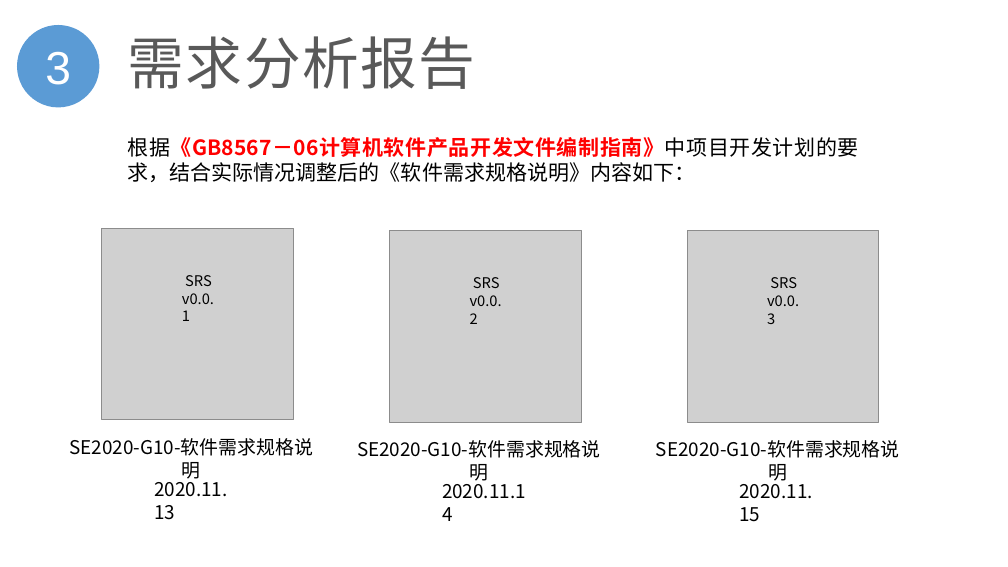
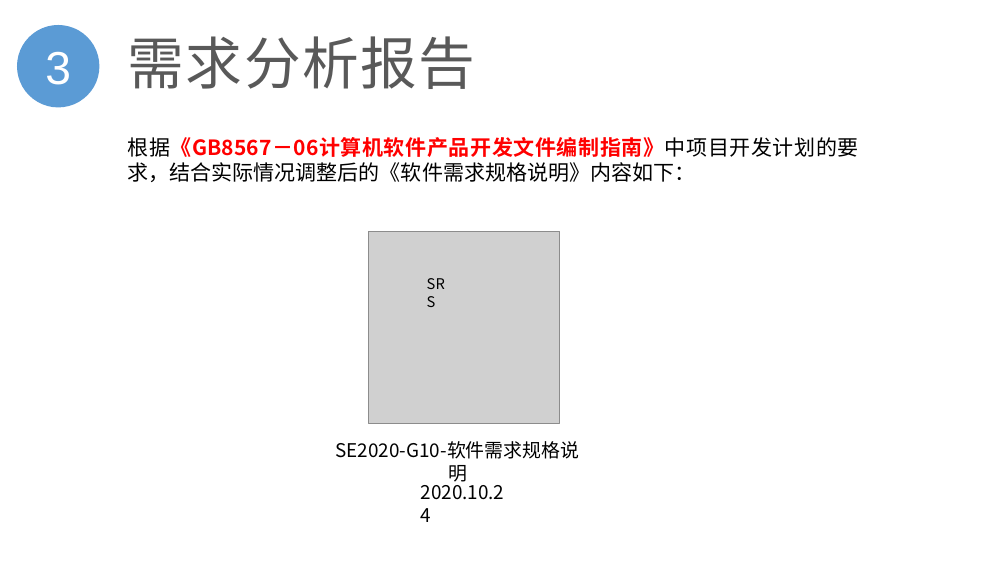
Before and after one commit to Cozymyz/SE2020-CityNorthBook, a slide deck: slide 13 of 开发文档/需求分析(SRS)/SE2020-G10-需求分析0.0.1.pptx. Drawn at 1008x567 pixels with LibreOffice and Linux fonts; fonts in the diff are those of the drawing; grey boxes stand for pictures; background and template pictures are left out. Boxes give left, top, right and bottom in pixels: in the first picture for what was removed or moved away, otherwise in the second. Text is boxed around its words. In the diff, an @@ line names an element or a change of style, - is before the commit and + after.

```diff
--- a/开发文档/需求分析(SRS)/SE2020-G10-需求分析0.0.1.pptx
+++ b/开发文档/需求分析(SRS)/SE2020-G10-需求分析0.0.1.pptx
@@ picture moved from (x1=102, y1=228, x2=294, y2=420) to (x1=368, y1=231, x2=560, y2=423) @@
@@ picture removed at (x1=389, y1=231, x2=582, y2=423) @@
@@ picture removed at (x1=687, y1=231, x2=879, y2=423) @@
@@ text at (x1=182, y1=293, x2=214, y2=321): paragraph removed @@
-v0.0.1
@@ text "SRS" moved from (x1=182, y1=275, x2=214, y2=321) to (x1=420, y1=271, x2=460, y2=297) @@
@@ text removed at (x1=470, y1=277, x2=502, y2=324) @@
-SRS
-v0.0.2
@@ text removed at (x1=767, y1=277, x2=799, y2=324) @@
-SRS
-v0.0.3
@@ text "SE2020-G10-软件需求规格说明" moved from (x1=69, y1=438, x2=313, y2=456) to (x1=336, y1=441, x2=580, y2=459) @@
@@ text removed at (x1=357, y1=440, x2=601, y2=458) @@
-SE2020-G10-软件需求规格说明
@@ text removed at (x1=656, y1=440, x2=900, y2=458) @@
-SE2020-G10-软件需求规格说明
@@ text removed at (x1=442, y1=479, x2=526, y2=499) @@
-2020.11.14
@@ text removed at (x1=740, y1=479, x2=813, y2=522) @@
-2020.11.15
@@ text at (x1=421, y1=480, x2=505, y2=500): text changed @@
-2020.11.13
+2020.10.24
```
Also in this commit, not shown: 9 other slides changed, 18 other files.
